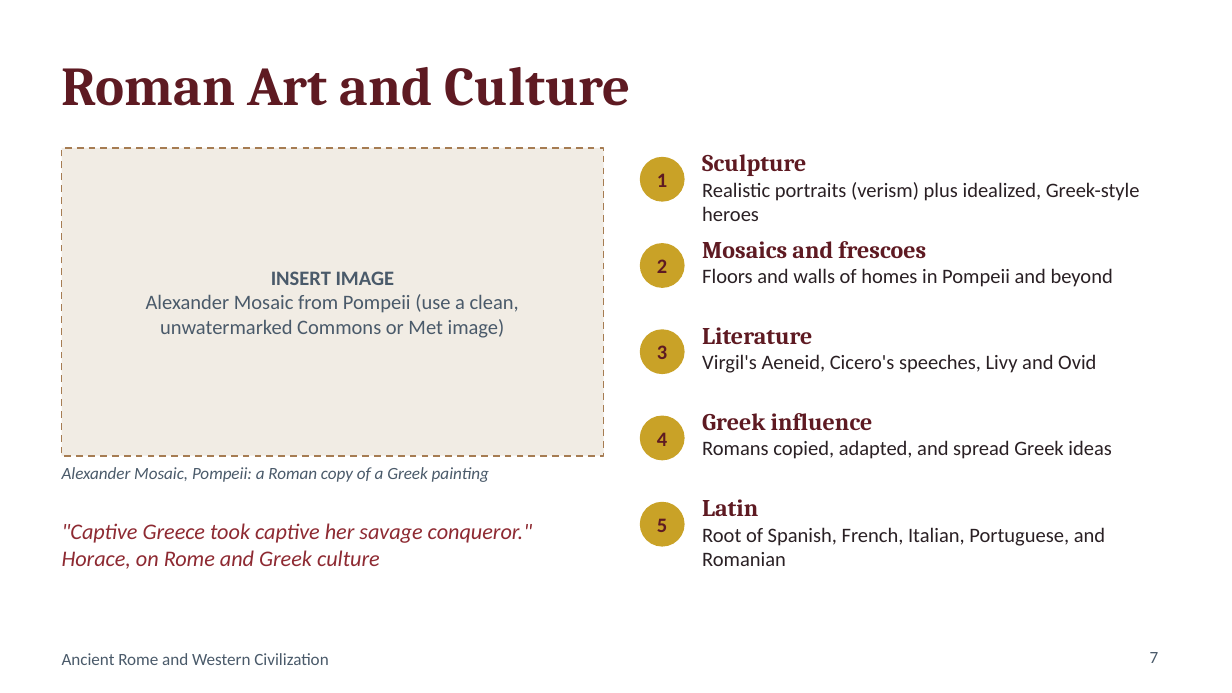
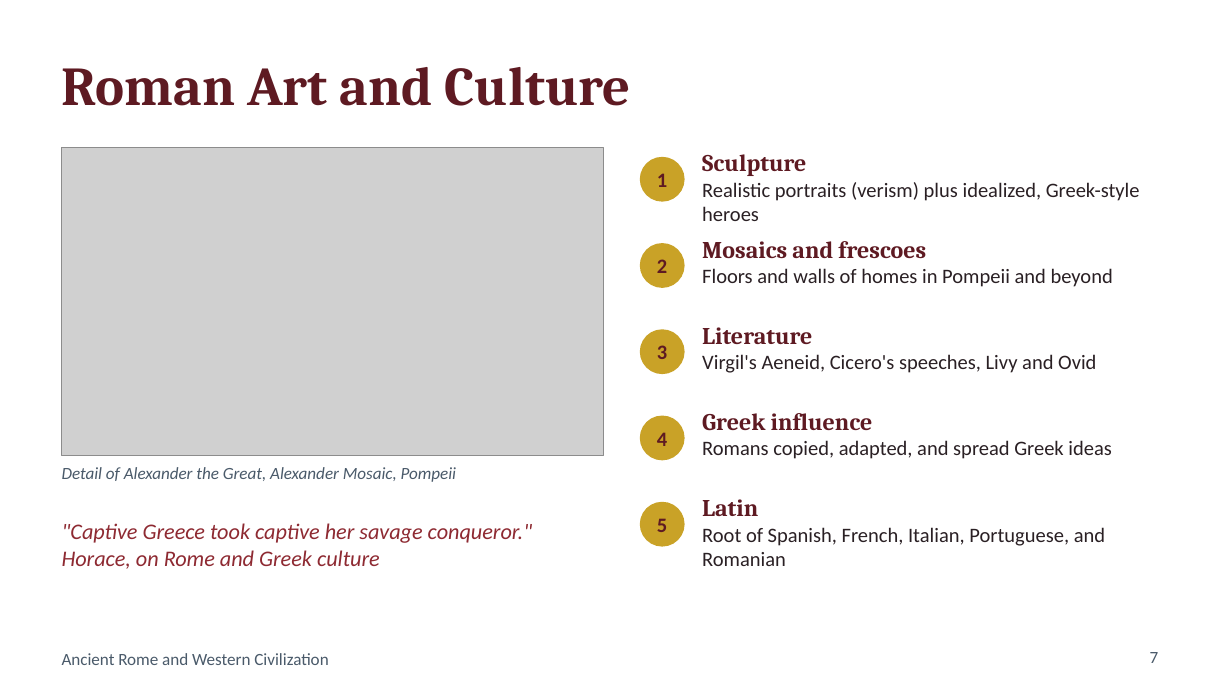
Before and after one commit to scaliaadrian230-dotcom/NetWatcher, a slide deck: slide 7 of rome-presentation/Ancient_Rome_Presentation.pptx. Drawn at 1232x693 pixels with LibreOffice and Linux fonts; fonts in the diff are those of the drawing; grey boxes stand for pictures. Boxes give left, top, right and bottom in pixels: in the first picture for what was removed or moved away, otherwise in the second. Text is boxed around its words. In the diff, an @@ line names an element or a change of style, - is before the commit and + after.

```diff
--- a/rome-presentation/Ancient_Rome_Presentation.pptx
+++ b/rome-presentation/Ancient_Rome_Presentation.pptx
@@ rectangle removed at (x1=62, y1=148, x2=604, y2=456) @@
@@ picture added at (x1=62, y1=148, x2=604, y2=456) @@
@@ text removed at (x1=146, y1=271, x2=519, y2=338) @@
-INSERT IMAGE
-Alexander Mosaic from Pompeii (use a clean, unwatermarked Commons or Met image)
@@ text at (x1=62, y1=467, x2=456, y2=482): text changed @@
-Alexander Mosaic, Pompeii: a Roman copy of a Greek painting
+Detail of Alexander the Great, Alexander Mosaic, Pompeii
```
Also in this commit, not shown: 1 other slide changed, 1 other file.
